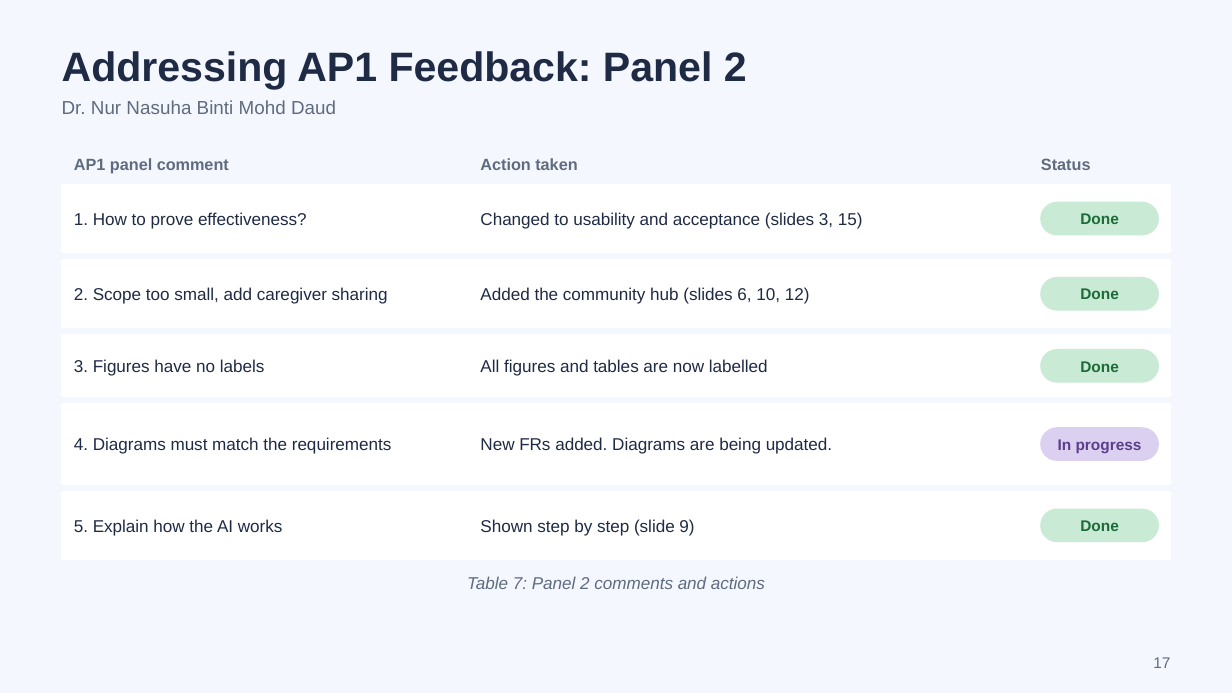
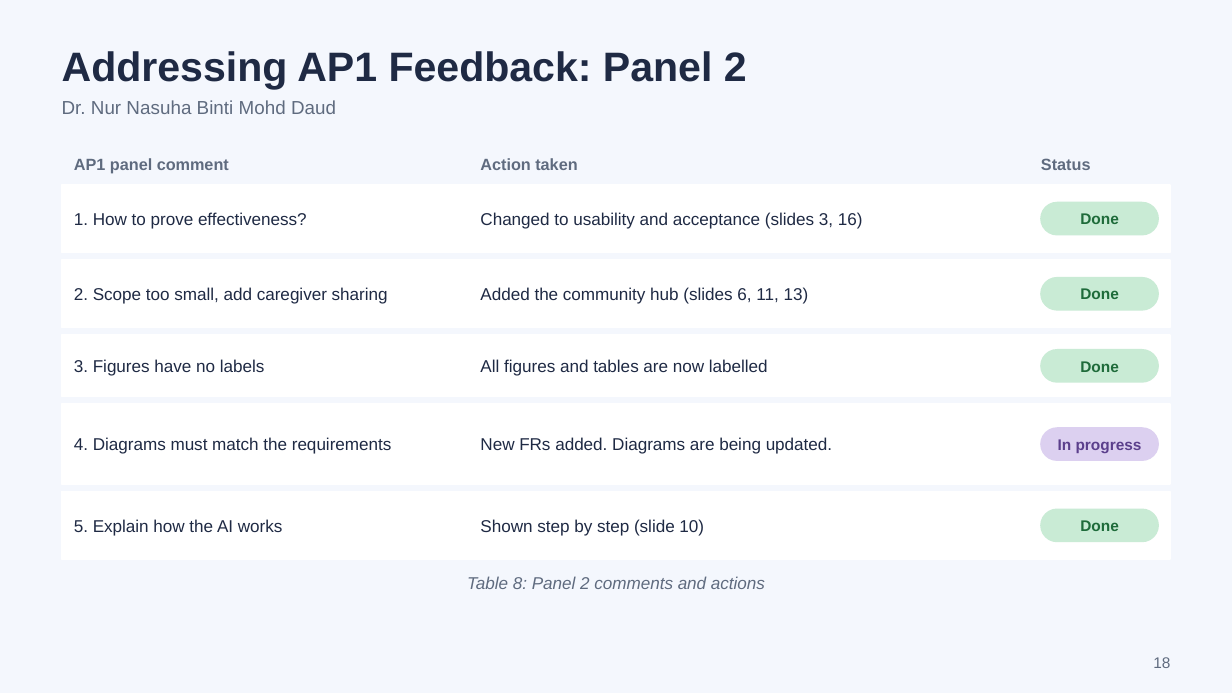
Before and after one commit to scz912/autism_audiobook, a slide deck: slide 18 of deliverables/Visual_Playlist_AP2_Progress.pptx (slide 17 before the commit). Drawn at 1232x693 pixels with LibreOffice and Linux fonts; fonts in the diff are those of the drawing. Boxes give left, top, right and bottom in pixels: in the first picture for what was removed or moved away, otherwise in the second. Text is boxed around its words. In the diff, an @@ line names an element or a change of style, - is before the commit and + after.

```diff
--- a/deliverables/Visual_Playlist_AP2_Progress.pptx
+++ b/deliverables/Visual_Playlist_AP2_Progress.pptx
@@ text at [480, 212, 863, 229]: text changed @@
-Changed to usability and acceptance (slides 3, 15)
+Changed to usability and acceptance (slides 3, 16)
@@ text at [480, 287, 809, 304]: text changed @@
-Added the community hub (slides 6, 10, 12)
+Added the community hub (slides 6, 11, 13)
@@ text at [480, 519, 704, 536]: text changed @@
-Shown step by step (slide 9)
+Shown step by step (slide 10)
@@ text at [467, 576, 765, 589]: text changed @@
-Table 7: Panel 2 comments and actions
+Table 8: Panel 2 comments and actions
@@ page number at [1153, 657, 1170, 668]: text changed @@
-17
+18
```
Also in this commit, not shown: 9 other slides changed, 1 slide added, 2 other files.
